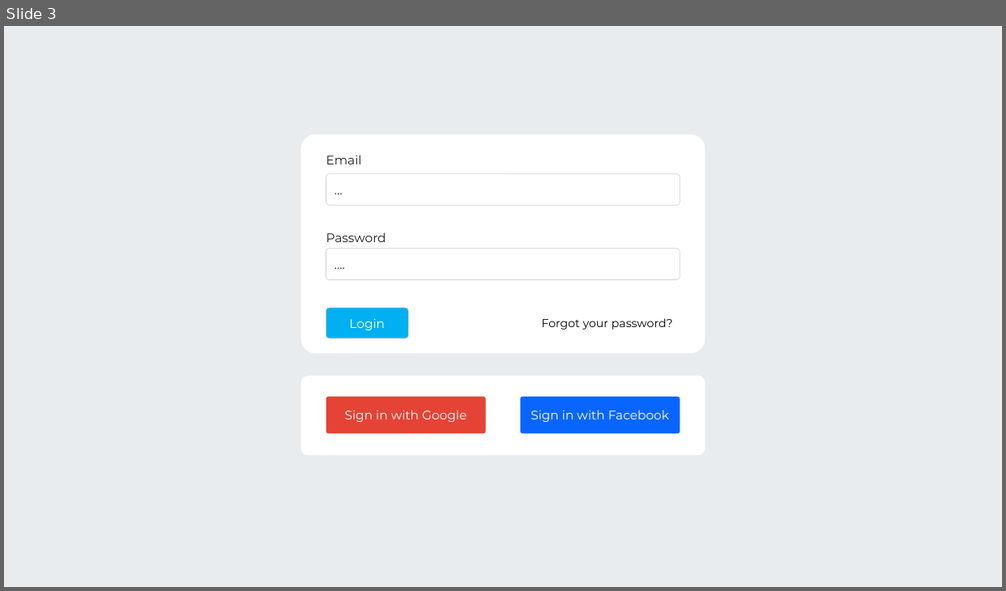
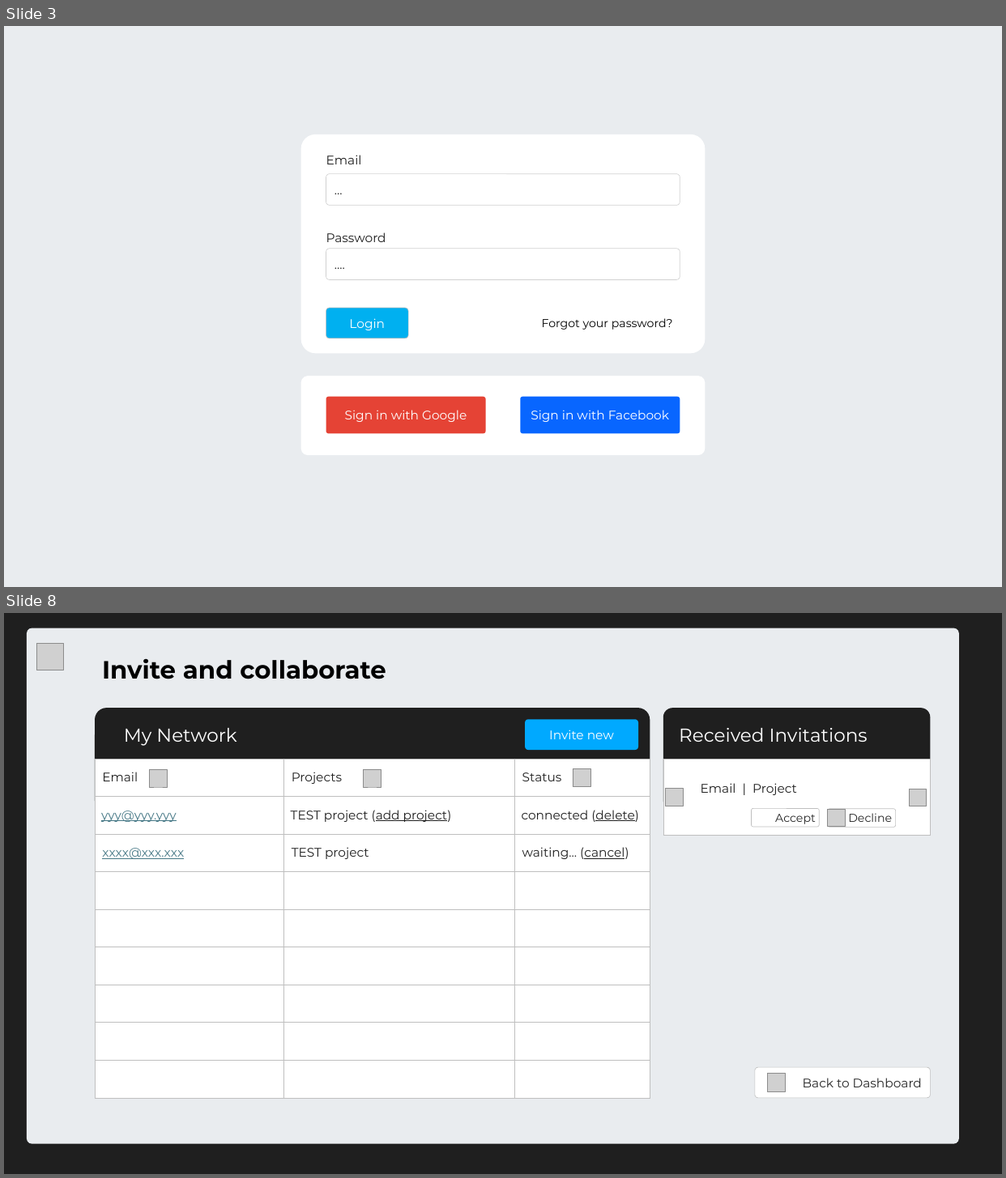
Before and after one commit to oiivantsov/porject-manager, a slide deck: frontend/uidesign.pptx. Shown one above the other, each under a label of ours: slide 3 before the commit, slides 3 and 8 after it; the slides between them are not shown. The pictures are 1006x591 and 1006x1178 pixels, drawn with LibreOffice and Linux fonts; fonts in the diff are those of the drawing; grey boxes stand for pictures; background and template pictures are left out. Boxes give left, top, right and bottom in pixels: in the first picture for what was removed or moved away, otherwise in the second. Text is boxed around its words. In the diff, an @@ line names an element or a change of style, - is before the commit and + after.

```diff
--- a/frontend/uidesign.pptx
+++ b/frontend/uidesign.pptx
@@ slide 8 added at bbox=[4, 613, 1002, 1174], background #1F1F1F @@
@@ rounded rectangle added at bbox=[27, 628, 959, 1144], fill #E9ECEF @@
@@ picture added at bbox=[37, 643, 64, 670] @@
@@ text added at bbox=[102, 658, 386, 679], 24 pt, text #000000, bold @@
+Invite and collaborate
@@ rounded rectangle added at bbox=[95, 708, 650, 813], fill #1F1F1F @@
@@ rounded rectangle added at bbox=[663, 708, 931, 810], fill #1F1F1F @@
@@ text added at bbox=[124, 728, 236, 746], 18 pt, text #FFFFFF @@
+My Network
@@ rounded rectangle added at bbox=[525, 719, 639, 750], fill #00A9FF, 12 pt, text #FFFFFF @@
+Invite new
@@ text added at bbox=[679, 728, 867, 742], 18 pt, text #FFFFFF @@
+Received Invitations
@@ table added at bbox=[95, 759, 650, 1099], 9 rows, 3 columns @@
+Email | Projects | Status
+yyy@yyy.yyy | TEST project (add project) | connected (delete)
+xxxx@xxx.xxx | TEST project | waiting... (cancel)
+ |  | 
+ |  | 
+ |  | 
+ |  | 
+ |  | 
+ |  | 
@@ picture added at bbox=[149, 769, 167, 787] @@
@@ picture added at bbox=[364, 769, 381, 787] @@
@@ picture added at bbox=[573, 769, 591, 787] @@
@@ table added at bbox=[663, 759, 931, 835], 1 rows, 1 columns @@
+
@@ picture added at bbox=[666, 788, 684, 806] @@
@@ text added at bbox=[701, 783, 797, 795], 12 pt, text #1F1F1F @@
+Email | Project
@@ picture added at bbox=[909, 789, 927, 807] @@
@@ rounded rectangle added at bbox=[751, 808, 819, 826], fill #FFFFFF, outline #BFBFBF 0.5 pt, 11 pt, text #262626 @@
+Accept
@@ rounded rectangle added at bbox=[829, 809, 897, 827], fill #FFFFFF, outline #BFBFBF 0.5 pt, 11 pt, text #262626 @@
+Decline
@@ picture added at bbox=[829, 809, 846, 826] @@
@@ rounded rectangle added at bbox=[755, 1067, 930, 1098], fill #FFFFFF, outline #BFBFBF 0.5 pt, 12 pt, text #262626 @@
+Back to Dashboard
@@ picture added at bbox=[768, 1074, 786, 1093] @@
```
Also in this commit, not shown: 6 slides changed, 2 other slides added, 1 slide removed.
